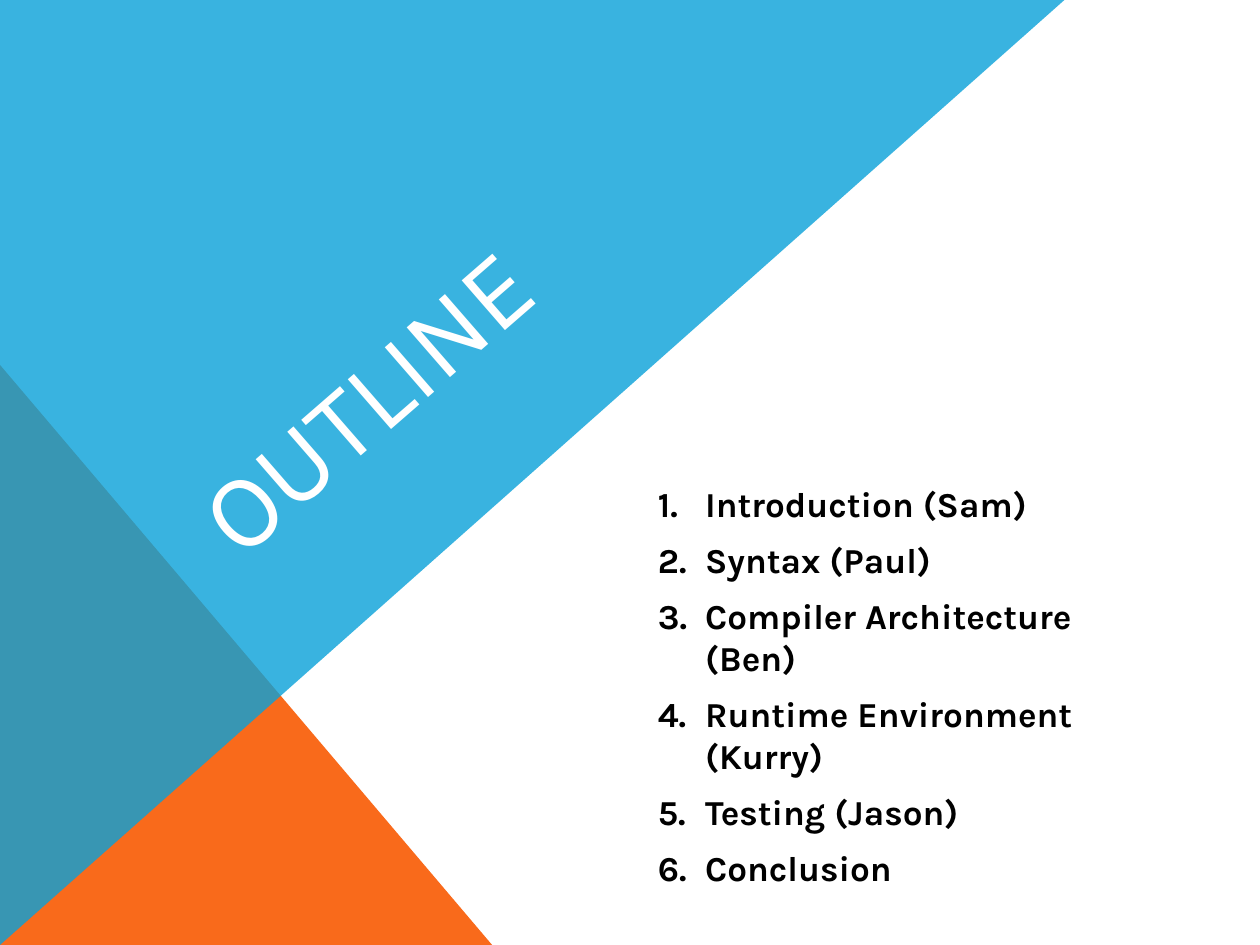
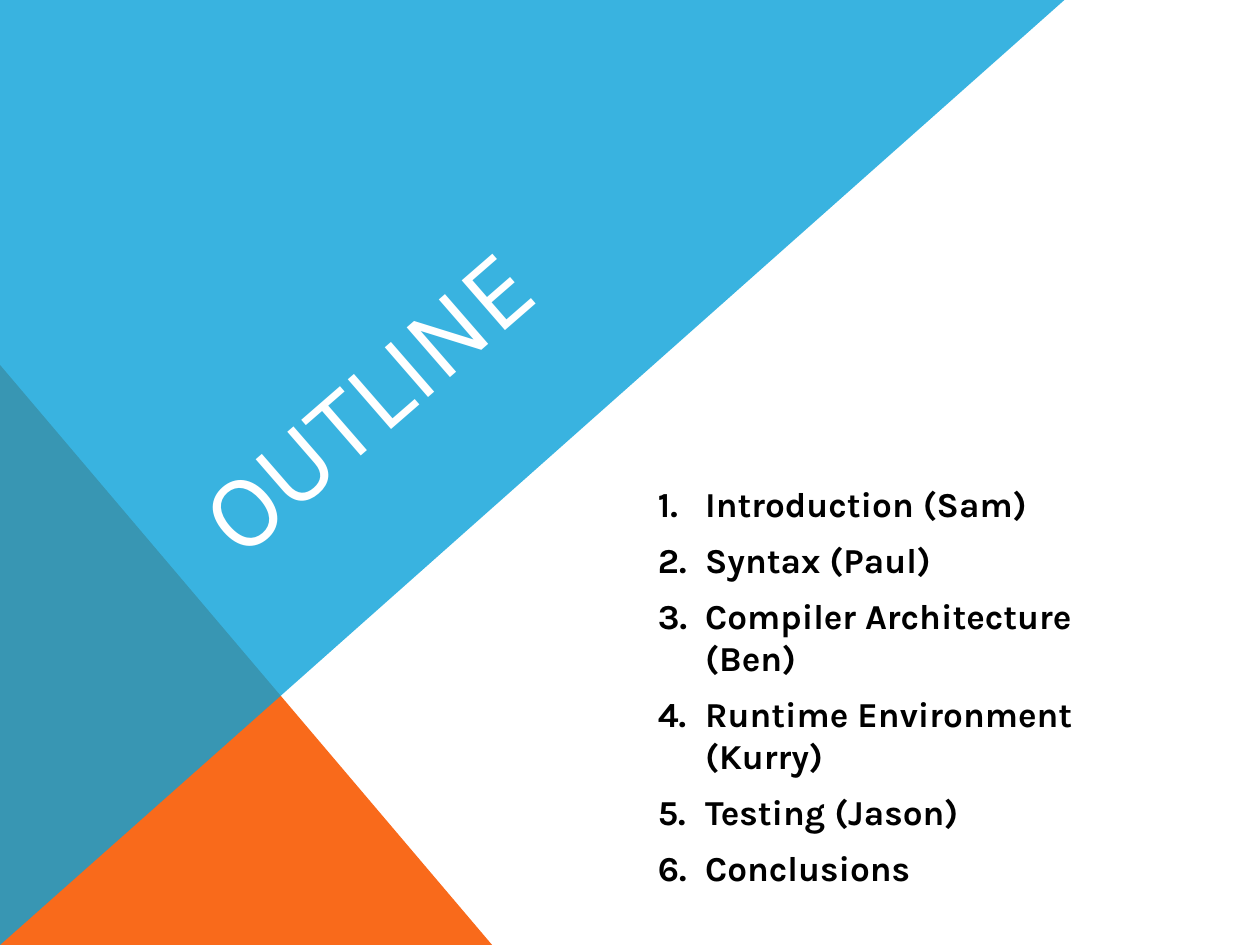
Before and after one commit to smessing/Hog, a slide deck: slide 2 of demo/demo.pptx. Drawn at 1260x945 pixels with LibreOffice and Linux fonts; fonts in the diff are those of the drawing. Boxes give left, top, right and bottom in pixels: in the first picture for what was removed or moved away, otherwise in the second. Text is boxed around its words. In the diff, an @@ line names an element or a change of style, - is before the commit and + after.

```diff
--- a/demo/demo.pptx
+++ b/demo/demo.pptx
@@ text at box(705, 856, 910, 882): text changed @@
-6. Conclusion
+6. Conclusions
```
Also in this commit, not shown: 3 other slides changed, 7 slides added.
